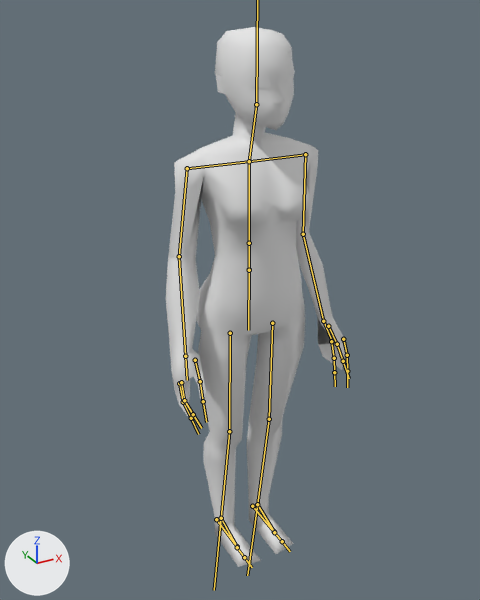
The FBX model Assets/LostGeneration/Meshes/Characters/BaseHuman.fbx, before and after one commit.
One viewpoint serves both versions: a 50 mm camera at (-3.92, -6.78, 7.33) aimed at (0.0, 0.35, 3.77). The axes (+X, +Y, +Z) are drawn at lower left. The lights are the same throughout. Both versions are drawn at frame 25 of the action 'Skeleton|idle_basic'; the numbers are the values there. The bones that bend it are drawn over the model as lines.

Objects in the first picture: 'Body'.
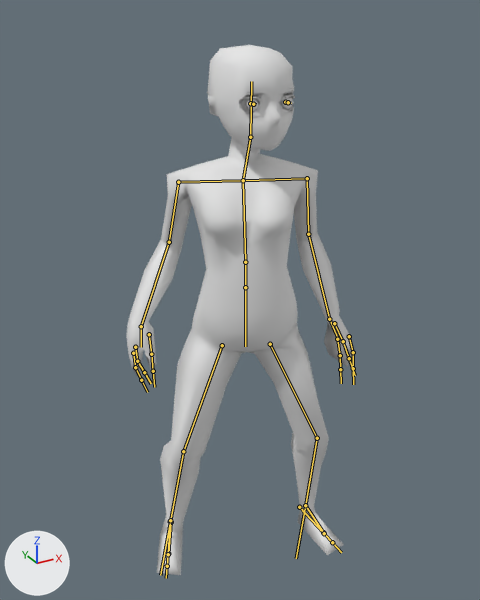
Where the change shows, as pixel boxes (x1, y1, x2, y2) in the pictures (480 x 600 px):
'Body', posed (25% wider): before (166, 27, 348, 567); after (126, 45, 354, 575)
'Eyebrows', now drawn: after (245, 86, 295, 95)
bone 'FootControl_L', root to tip: before (252, 506) to (274, 532); after (299, 507) to (323, 533)
bone 'FootControl_R', root to tip: before (216, 519) to (237, 547); after (171, 522) to (168, 554)
bone 'Torso', root to tip: before (249, 270) to (248, 269); after (245, 287) to (245, 287)
bone 'Thigh_L', root to tip: before (272, 323) to (269, 419); after (270, 344) to (317, 438)
bone 'Calf_L', root to tip: before (269, 419) to (257, 504); after (317, 438) to (305, 505)
bone 'Thigh_R', root to tip: before (230, 333) to (229, 431); after (222, 345) to (183, 451)
bone 'Calf_R', root to tip: before (229, 431) to (221, 518); after (183, 451) to (170, 520)
bone 'Ribcage', root to tip: before (249, 243) to (249, 161); after (245, 262) to (243, 180)
bone 'Neck', root to tip: before (249, 161) to (256, 104); after (243, 180) to (250, 137)
bone 'UpperArm_L', root to tip: before (305, 154) to (303, 234); after (307, 178) to (308, 234)
bone 'Forearm_L', root to tip: before (303, 234) to (323, 321); after (308, 234) to (329, 319)
bone 'Hand_L', root to tip: before (323, 321) to (332, 341); after (329, 319) to (338, 338)
bone 'UpperArm_R', root to tip: before (187, 168) to (179, 256); after (178, 182) to (169, 242)
bone 'Forearm_R', root to tip: before (179, 256) to (185, 356); after (169, 242) to (141, 326)
bone 'Hand_R', root to tip: before (185, 356) to (187, 380); after (141, 326) to (141, 347)

What the commit changed:
Bone 'FootControl_L' (bone_footcontrol_l) moves from (0.0, 0.0, 0.0) to (-0.66, 0.35, -0.03).
Bone 'FootControl_R' (bone_footcontrol_r) moves from (0.0, 0.0, 0.0) to (0.64, -0.31, -0.02).
Bone 'FootControl_R' (bone_footcontrol_r) turns from (0, 0, 0) to (0, 0, -27) degrees about its own x, y and z.
Bone 'Torso' (bone_torso) moves from (0.0, 0.0, 0.0) to (-0.01, 0.07, -0.27).
Bone 'Torso' (bone_torso) turns from (0, 0, 0) to (0, 0, -24) degrees about its own x, y and z.
Bone 'Thigh_L' (bone_thigh_l) turns from (1, 0, 0) to (-14, -41, -16) degrees about its own x, y and z.
Bone 'Calf_L' (bone_calf_l) turns from (-1, 0, 0) to (29, 0, 0) degrees about its own x, y and z.
Bone 'Thigh_R' (bone_thigh_r) turns from (1, 0, 0) to (-18, 22, 15) degrees about its own x, y and z.
Bone 'Calf_R' (bone_calf_r) turns from (-1, 0, 0) to (28, 0, 0) degrees about its own x, y and z.
Bone 'Ribcage' (bone_ribcage) turns from (0, 0, 0) to (-15, 0, 1) degrees about its own x, y and z.
Bone 'Neck' (bone_neck) turns from (0, 0, 0) to (-20, 23, 0) degrees about its own x, y and z.
Bone 'Head' (bone_head) turns from (0, 0, 0) to (-5, 0, 0) degrees about its own x, y and z.
Bone 'UpperArm_L' (bone_upperarm_l) turns from (-85, 6, 3) to (-75, 45, 9) degrees about its own x, y and z.
Bone 'Forearm_L' (bone_forearm_l) turns from (0, 0, -21) to (0, 0, -58) degrees about its own x, y and z.
Bone 'Hand_L' (bone_hand_l) turns from (4, -18, -15) to (14, -43, -4) degrees about its own x, y and z.
Bone 'UpperArm_R' (bone_upperarm_r) turns from (-85, -6, -3) to (-66, -38, -21) degrees about its own x, y and z.
Bone 'Forearm_R' (bone_forearm_r) turns from (0, 0, 21) to (0, 0, 55) degrees about its own x, y and z.
Bone 'Hand_R' (bone_hand_r) turns from (4, 18, 15) to (-14, -12, -20) degrees about its own x, y and z.
